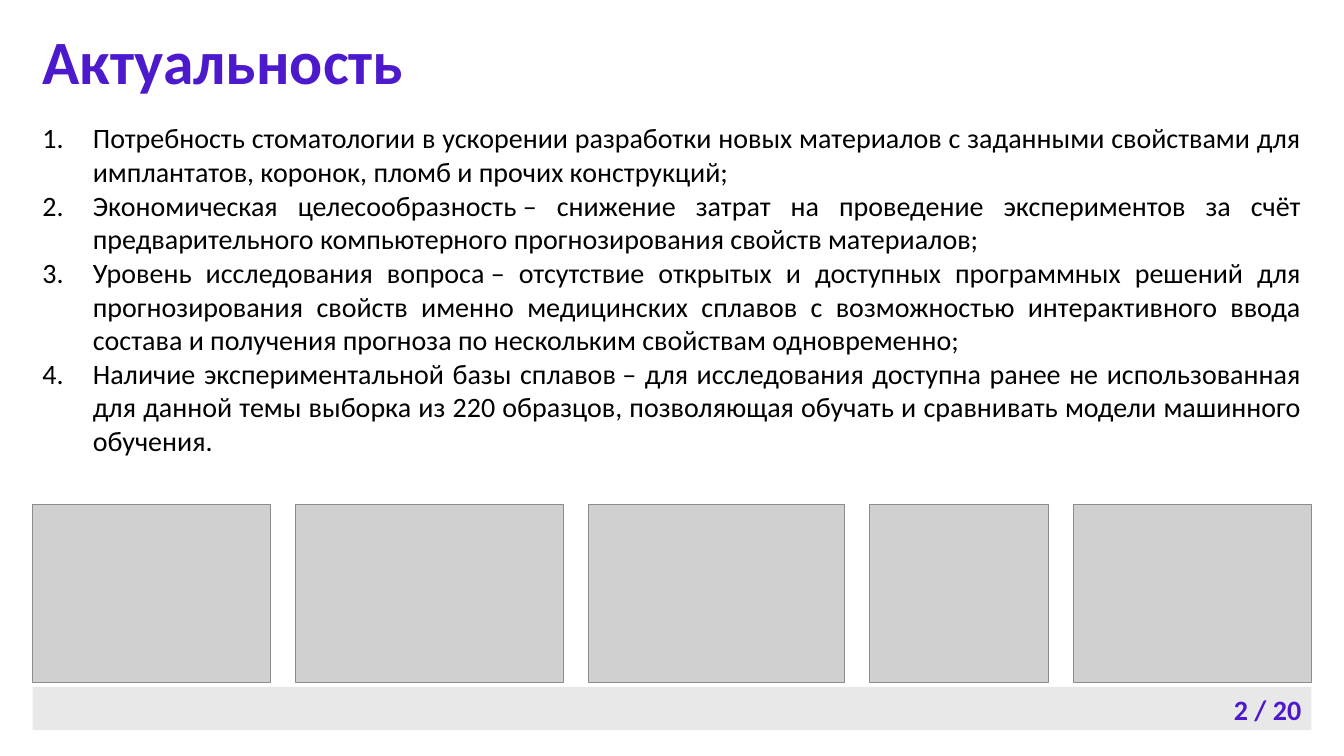
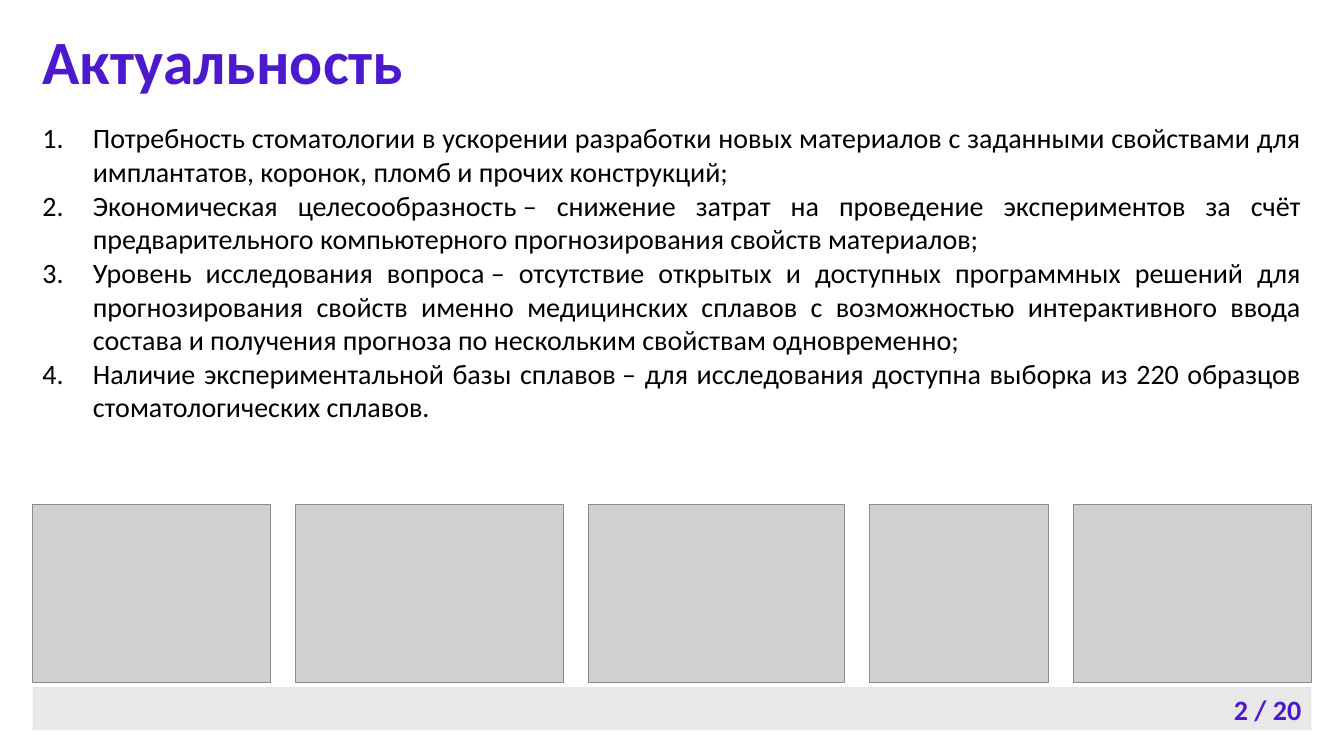
Before and after one commit to Cyber-Limon/Final_qualifying_work___Diploma, a slide deck: slide 2 of ВКР, отчет/ВКР, презентация/ВКР, презентация (слайды).pptx. Drawn at 1344x756 pixels with LibreOffice and Linux fonts; fonts in the diff are those of the drawing; grey boxes stand for pictures; background and template pictures are left out. Boxes give left, top, right and bottom in pixels: in the first picture for what was removed or moved away, otherwise in the second. Text is boxed around its words. In the diff, an @@ line names an element or a change of style, - is before the commit and + after.

```diff
--- a/ВКР, отчет/ВКР, презентация/ВКР, презентация (слайды).pptx
+++ b/ВКР, отчет/ВКР, презентация/ВКР, презентация (слайды).pptx
@@ subtitle at (x1=93, y1=365, x2=1300, y2=418): text changed @@
-4. Наличие экспериментальной базы сплавов – для исследования доступна ранее не использованная для данной темы выборка из 220 образцов, позволяющая обучать и сравнивать модели машинного обучения.
+4. Наличие экспериментальной базы сплавов – для исследования доступна выборка из 220 образцов стоматологических сплавов.
```
Also in this commit, not shown: 2 other slides changed, 1 other file.
